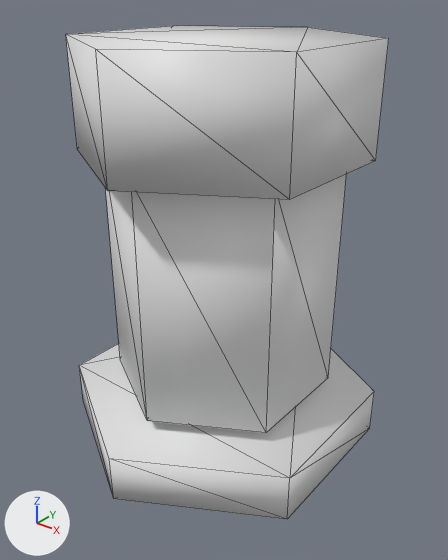
Before and after pictures for a commit that changed the glTF model public/assets/models/pieces/realms/snow_dominion/r.glb.
Camera for both pictures: a 50 mm lens placed at (0.821, -1.019, 1.021), pointed at (0.022, -0.019, 0.402). Arrows for +X, +Y and +Z are at lower left; the lights stay in place. The older version comes first. Mesh edges are drawn as thin lines. Vertices at exactly the same position are counted once.

The first picture shows 'Piece_snow_dominion_r'.
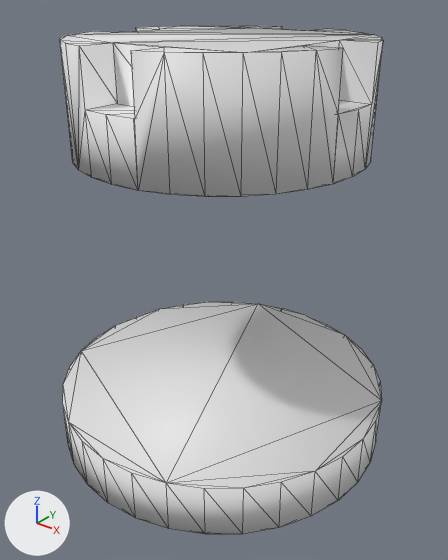
Location of each change, (x1, y1, x2, y2) in pixels of the pictures (448 x 560 px):
'Piece_snow_dominion_r', reshaped
    before: (66, 26, 389, 519)
    after: (60, 26, 383, 534)
part 1 of me_cilindro_117, added
    after: (63, 302, 382, 534)
part 2 of me_cilindro_117, rebuilt
    before: (66, 26, 389, 200)
    after: (60, 26, 383, 197)
part 3 of me_cilindro_117, deleted
    before: (79, 343, 374, 519)
part 4 of me_cilindro_117, deleted
    before: (106, 174, 346, 433)

What changed in the scene script:
```text
Change me_cilindro_117:
    used by ob_piece_snow_dominion_r; location = (0.0, 0.0, 0.0)
    remove me_cilindro_117.from_pydata(...)  # 36 vertices, 60 faces; spans x -0.327..0.327, y -0.377..0.377, z 0.0..0.92
    add me_cilindro_117.from_pydata(...)  # 160 vertices, 312 faces; spans x -0.393..0.393, y -0.393..0.393, z 0.0..0.92
    me_cilindro_117 part 1: a new loose piece, a 32-sided cylinder along z spanning x -0.393..0.393, y -0.393..0.393, z 0.0..0.124
    me_cilindro_117 part 2: the loose piece of 12 vertices spanning x -0.278..0.278, y -0.321..0.321, z 0.684..0.92 is rebuilt with 96 vertices and now spans x -0.31..0.31, y -0.31..0.31, z 0.693..0.92
    me_cilindro_117 part 3: the loose piece of 12 vertices spanning x -0.327..0.327, y -0.377..0.377, z 0.0..0.113 is deleted
    me_cilindro_117 part 4: the loose piece of 12 vertices spanning x -0.229..0.229, y -0.264..0.264, z 0.142..0.689 is deleted
```
